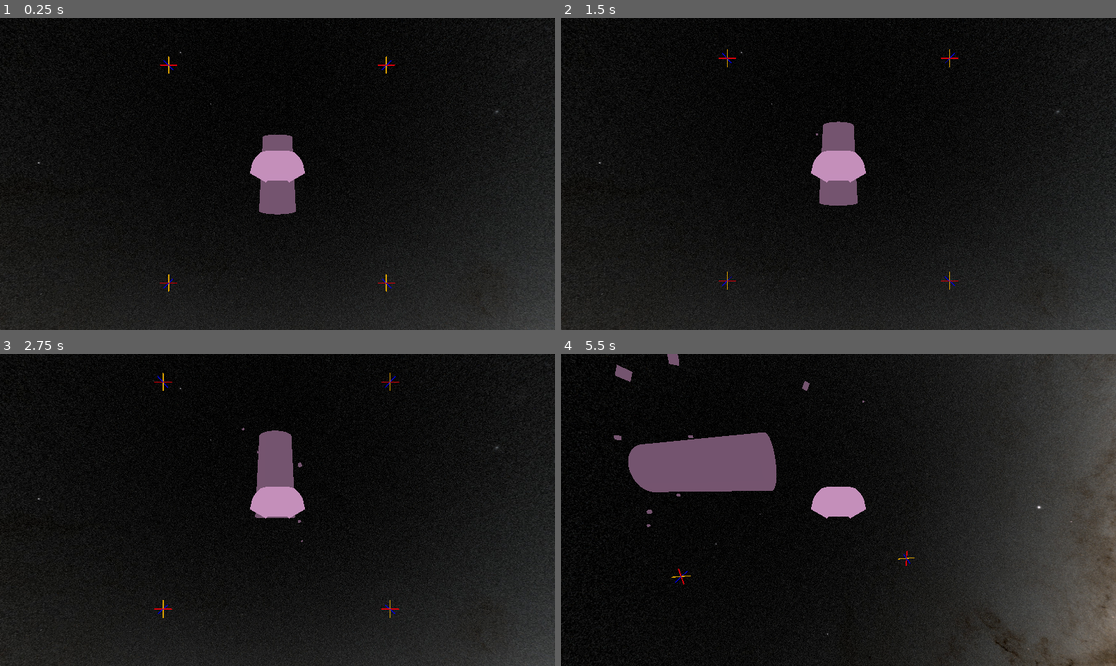
Above: before the commit, frames 1-4 (two rows, left to right).
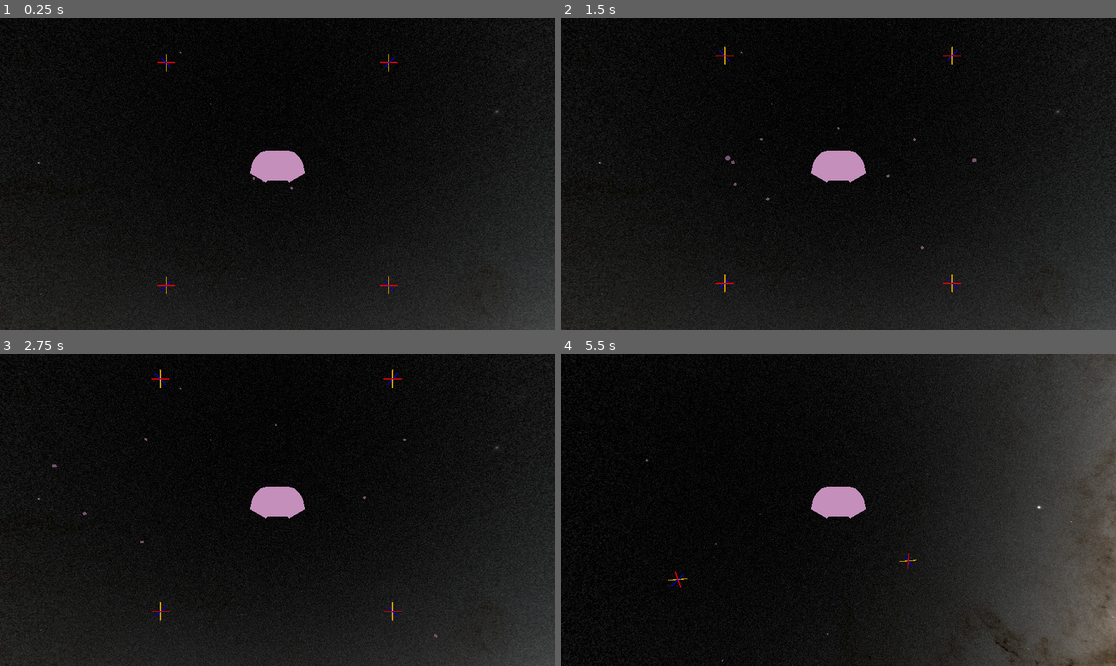
Above: after the commit, the same moments.

Repository: Wake1st/SpaceFlyer
Game: Godot game, scene res://space.tscn
The game is run twice, just before and just after one commit, with the same random seed, the same clock (stepped at 60 frames per second) and the same inputs.
Inputs:
- Up to frame 1 (0.25 s): no input
- Up to frame 2 (1.5 s): hold W (forward) 0.53-1.28 s; hold Keypad 2 (a-pitch) 0.53-1.28 s; hold S (backward) from 1.28 s (still down); tap Keypad 6 (a-roll) at 1.35 s
- Up to frame 3 (2.75 s): release S (backward) at 2.03 s; hold W (forward) from 2.03 s (still down); hold D (a_yaw) from 2.03 s (still down)
- Up to frame 4 (5.5 s): release D (a_yaw) at 2.78 s; tap Shift (control_mode_swap) at 2.85 s; release W (forward) at 3.53 s; hold Keypad 8 (pitch) 3.53-4.28 s; hold Keypad 4 (left) 3.53-5.03 s; tap X (stop_rotation) at 4.35 s; hold S (backward) from 5.03 s (still down); hold Z (stop_translation) from 5.03 s (still down)

The runs differ from the first frame. In frame 1, 1.1% of the frame differs, in the area x 28-72%, y 11-89%; in frame 2, 1.3%; in frame 3, 1.4%; in frame 4, 4.7%, in the area x 9-65%, y 0-99%.

Commit message:
explotion!

Diff:
--- a/debris.tscn
+++ b/debris.tscn
@@ -6,6 +6,8 @@
 
 [node name="debris" type="RigidBody3D"]
 gravity_scale = 0.0
+linear_damp_mode = 1
+angular_damp_mode = 1
 
 [node name="CollisionShape3D" type="CollisionShape3D" parent="."]
 shape = SubResource("BoxShape3D_wcvg6")
--- a/ship.gd
+++ b/ship.gd
@@ -4,7 +4,7 @@
 @export var itemCount:float = 10.0
 
 var items:Array[RigidBody3D] = []
-
+var firstPass:bool = true
 
 func _ready():
 	var deb = preload("res://debris.tscn")
@@ -14,21 +14,36 @@
 		add_child(item)
 		items.append(item)
 
-		item.apply_impulse(
+	for i in items.size():
+		items[i].transform.origin = Vector3(
+			i - 5,
+			(i % 3) - 1,
+			((i+1) % 3) - 1,
+		)
+
+		items[i].apply_impulse(
+			global_position.normalized() * randf_range(20,200)
+		)
+		items[i].apply_torque(
 			Vector3(
-				randf_range(-28,28),
-				randf_range(-28,28),
-				randf_range(-28,28)
-			)
-		)
-		item.apply_torque(
-			Vector3(
-				randf_range(-9,9),
-				randf_range(-9,9),
-				randf_range(-9,9)
+				randf_range(-90,90),
+				randf_range(-90,90),
+				randf_range(-90,90)
 			)
 		)
 
+
 func _physics_process(_delta):
-	for i in items.size():
-		print(items[i].transform.origin)
+	if firstPass:
+		firstPass = false
+		for i in items.size():
+			items[i].apply_impulse(
+				items[i].transform.origin.normalized() * randf_range(4,40)
+			)
+			items[i].apply_torque(
+				Vector3(
+					randf_range(-40,40),
+					randf_range(-40,40),
+					randf_range(-40,40)
+				)
+			)
--- a/ship.tscn
+++ b/ship.tscn
@@ -11,4 +11,5 @@
 script = ExtResource("1_18bpn")
 
 [node name="MeshInstance3D" type="MeshInstance3D" parent="."]
+visible = false
 mesh = SubResource("CylinderMesh_m6y3n")
--- a/space.tscn
+++ b/space.tscn
@@ -23,7 +23,7 @@
 environment = SubResource("Environment_s4uou")
 
 [node name="Vehicle" parent="." instance=ExtResource("1_a5bqa")]
-transform = Transform3D(1, 0, 0, 0, 1, 0, 0, 0, 1, 0, 0, 102.758)
+transform = Transform3D(1, 0, 0, 0, 1, 0, 0, 0, 1, 0, 0, 97.5072)
 
 [node name="Pillar" parent="." instance=ExtResource("2_3vxuu")]
 transform = Transform3D(1, 0, 0, 0, 1, 0, 0, 0, 1, -128, -128, -128)
